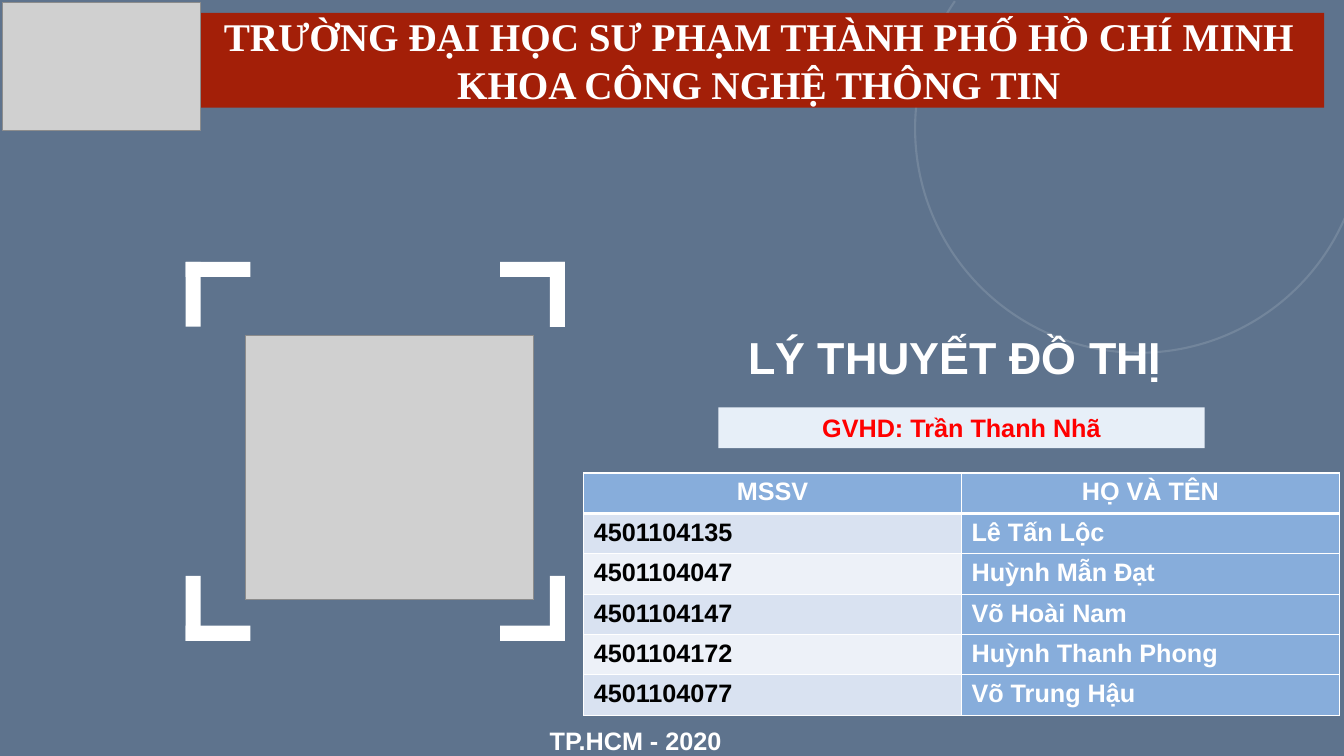
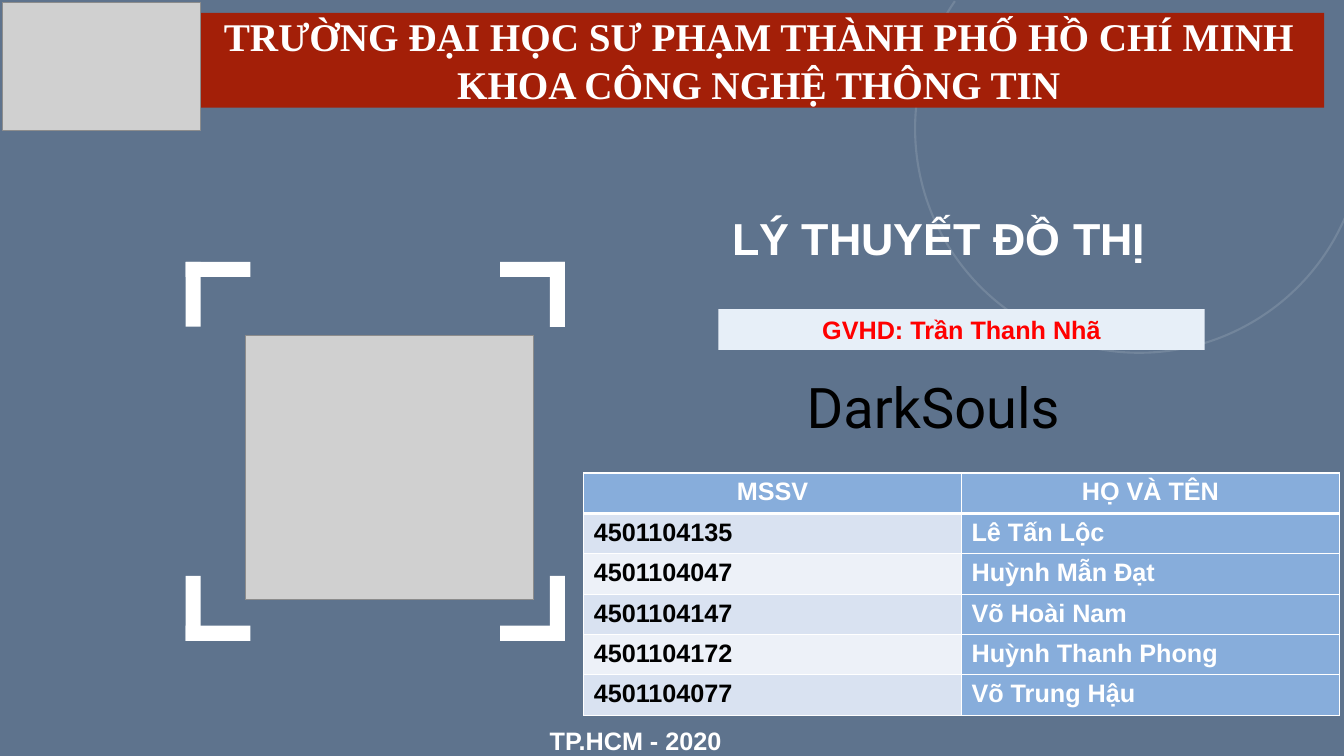
Before and after one commit to kun09-tker/LTDT_project, a slide deck: slide 1 of DarkSouls_ModunDijkstra.pptx. Drawn at 1344x756 pixels with LibreOffice and Linux fonts; fonts in the diff are those of the drawing; grey boxes stand for pictures; background and template pictures are left out; a plain dark background stands for a picture behind light text. Boxes give left, top, right and bottom in pixels: in the first picture for what was removed or moved away, otherwise in the second. Text is boxed around its words. In the diff, an @@ line names an element or a change of style, - is before the commit and + after.

```diff
--- a/DarkSouls_ModunDijkstra.pptx
+++ b/DarkSouls_ModunDijkstra.pptx
@@ text "LÝ THUYẾT ĐỒ THỊ": place and size @@
-text "LÝ THUYẾT ĐỒ THỊ" at [748,339,1161,382]
+text "LÝ THUYẾT ĐỒ THỊ" at [732,220,1145,263]
@@ rectangle "GVHD: Trần Thanh Nhã": place and size @@
-rectangle "GVHD: Trần Thanh Nhã" at [719,407,1206,448]
+rectangle "GVHD: Trần Thanh Nhã" at [719,310,1206,350]
@@ text added at [807,386,1060,429], 40 pt, text #000000 @@
+DarkSouls
```
Also in this commit, not shown: 2 other slides changed, 15 other files.
